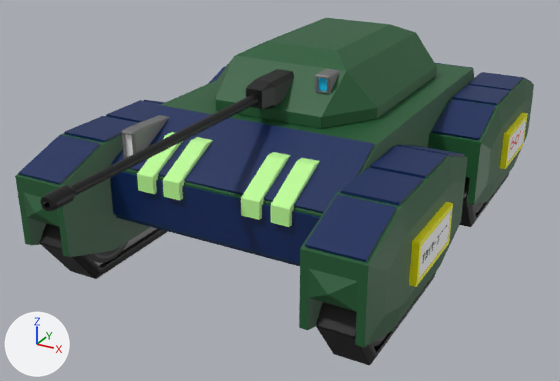
A saved change to the FBX model blackout/Assets/Models/fbx/tank_cannon.fbx.
Rendered twice from a 50 mm camera at (5.59, -11.48, 4.75) aimed at (-0.03, -1.26, -0.36). Every picture has the same lights, and +X, +Y and +Z are marked at lower left.

The first picture shows 'body'.
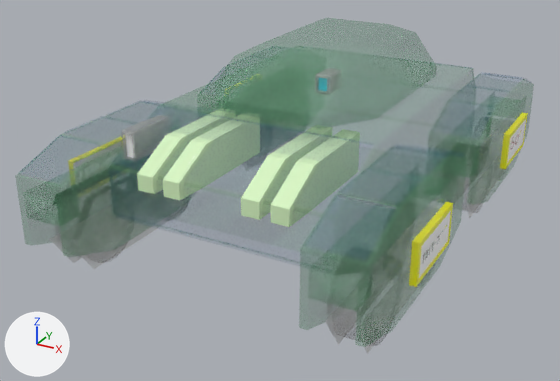
The newer file is also turned or shifted as a whole; pictures and numbers use the older file's frame.

What differs and where, as boxes (x1, y1, x2, y2) in the pictures (560 x 381 px):
'body', surface changed
    both: (15, 18, 534, 365)

The change, as a diff of the scene's bpy script:
```diff
--- a/blackout/Assets/Models/fbx/tank_cannon.fbx.py
+++ b/blackout/Assets/Models/fbx/tank_cannon.fbx.py
@@ img_tank_mat_png @@
-img_tank_mat_png = load_image('tank_mat.png', '../tank_mat.png', 1024, 1024, 'sRGB')
+img_tank_mat_png = load_image('tank_mat.png', '../tank_mat.png', 1024, 1024, 'Non-Color')
@@ mat_material_001 @@
 n0 = _N.new('ShaderNodeBsdfPrincipled'); n0.name = 'Principled BSDF'
 n2.image = img_tank_mat_png
+n3 = _N.new('ShaderNodeTexImage'); n3.name = 'Image Texture.001'
+n3.image = img_tank_mat_png
 _L.new(n2.outputs[0], n0.inputs[0])  # 'Color' to 'Base Color'
 _L.new(n0.outputs[0], n1.inputs[0])  # 'BSDF' to 'Surface'
+_L.new(n3.outputs[0], n0.inputs[4])  # 'Color' to 'Alpha'
```
